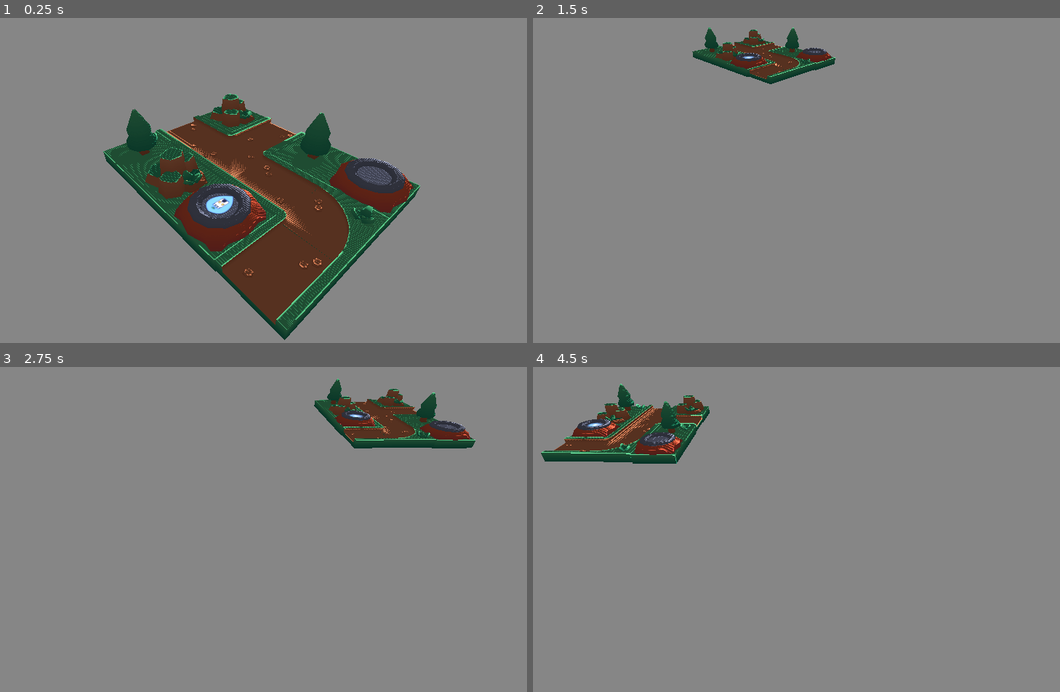
Above: before the commit, frames 1-4 (two rows, left to right).
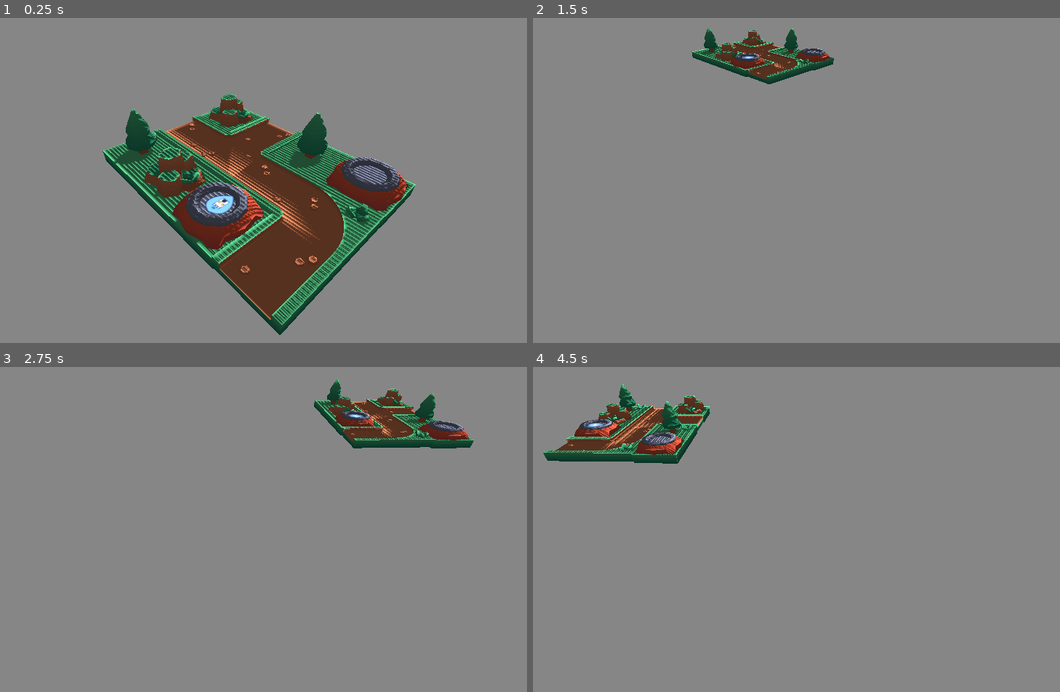
Above: after the commit, the same moments.

Repository: MarkStruik/Tiny-Stronghold
Game: Godot game, scene res://Level/Main.tscn
Same seed, same stepped clock (60 frames per second), same inputs: the game is played once before the commit and once after it.
Inputs (mouse positions are in pixels of both pictures, inside the frame that each line leads up to):
- Up to frame 1 (0.25 s): no input
- Up to frame 2 (1.5 s): tap Enter at 0.5 s; move the mouse to (896, 164) at 0.52 s; hold S (cam_back) 0.53-1.28 s; click (896, 164) at 0.67 s; move the mouse to (654, 196) at 1.27 s; tap Q (cam_ccw) at 1.35 s; click (654, 196) at 1.42 s
- Up to frame 3 (2.75 s): move the mouse to (295, 458) at 2.02 s; hold E (cam_cw) from 2.03 s (still down); click (295, 458) at 2.17 s
- Up to frame 4 (4.5 s): move the mouse to (738, 594) at 2.77 s; release E (cam_cw) at 2.78 s; tap W (cam_forward) at 2.85 s; click (738, 594) at 2.92 s; move the mouse to (944, 578) at 3.52 s; hold D (cam_left) 3.53-4.28 s; click (944, 578) at 3.67 s; move the mouse to (596, 480) at 4.27 s; right-click (596, 480) at 4.35 s; click (596, 480) at 4.42 s

The runs differ from the first frame. In frame 1, 7.8% of the frame differs, in the area x 19-80%, y 23-100%; in frame 2, 0.6%; in frame 3, 0.9%; in frame 4, 1.7%.

Commit message:
another set of changes

Diff:
--- a/Level/Main.tscn
+++ b/Level/Main.tscn
@@ -24,7 +24,8 @@
 transform = Transform3D(1, 0, 0, 0, 0.546146, 0.83769, 0, -0.83769, 0.546146, -5.19829, 10.6231, 5.71216)
 shadow_enabled = true
 shadow_bias = 0.15
-shadow_normal_bias = 3.0
+directional_shadow_blend_splits = true
+directional_shadow_max_distance = 80.0
 
 [node name="GameIcon" type="MeshInstance3D" parent="."]
 transform = Transform3D(0.99904, 0, 0, 0, 0.0127982, 0.998958, 0, -0.998958, 0.0127982, 4.03648, 1.47407, 0.124943)
@@ -32,6 +33,7 @@
 surface_material_override/0 = SubResource("StandardMaterial3D_xq4ua")
 
 [node name="Level2" parent="." instance=ExtResource("2_ij12d")]
+transform = Transform3D(1, 0, 0, 0, 1, 0, 0, 0, 1, 0.242676, -0.0861857, 0.0343623)
 
 [node name="CameraRig" type="Node3D" parent="."]
 transform = Transform3D(1, 0, 0, 0, 1, 0, 0, 0, 1, 6.32434, 0, 3.25359)
@@ -41,5 +43,3 @@
 
 [node name="Camera3D" type="Camera3D" parent="CameraRig/Pivot"]
 fov = 60.0
-near = 0.1
-far = 250.0
--- a/project.godot
+++ b/project.godot
@@ -70,6 +70,6 @@
 
 [rendering]
 
-renderer/rendering_method="gl_compatibility"
-renderer/rendering_method.mobile="gl_compatibility"
+rendering_device/driver.windows="d3d12"
+renderer/rendering_method="mobile"
 textures/vram_compression/import_etc2_astc=true
--- a/scenes/levels/Level1.tscn
+++ b/scenes/levels/Level1.tscn
@@ -22,7 +22,7 @@
 [node name="S1" parent="Roads" instance=ExtResource("1")]
 
 [node name="C1" parent="Roads" instance=ExtResource("2")]
-transform = Transform3D(0.0016814, -0.00545328, 0.999984, 0.00649875, 0.999964, 0.00544224, -0.999977, 0.0064895, 0.00171678, 0, 0, 4)
+transform = Transform3D(-4.37114e-08, 0, 1, 0, 1, 0, -1, 0, -4.37114e-08, 0, 0, 4)
 
 [node name="S2" parent="Roads" instance=ExtResource("1")]
 transform = Transform3D(-4.37114e-08, 0, 1, 0, 1, 0, -1, 0, -4.37114e-08, 4, 0, 4)
